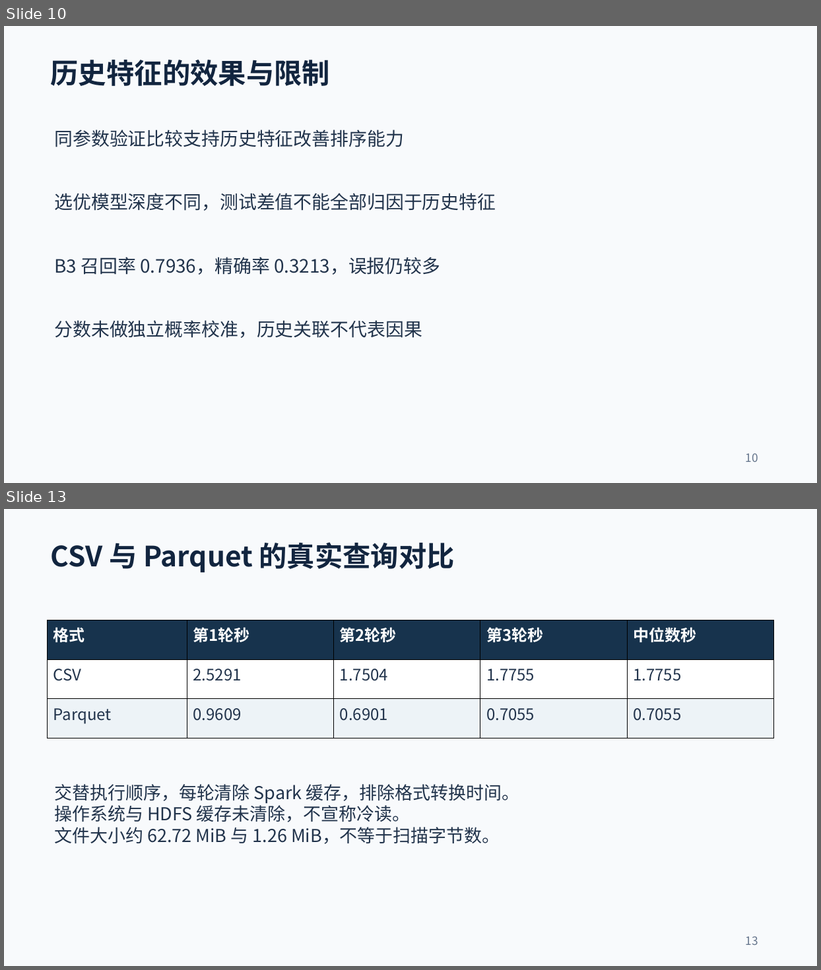
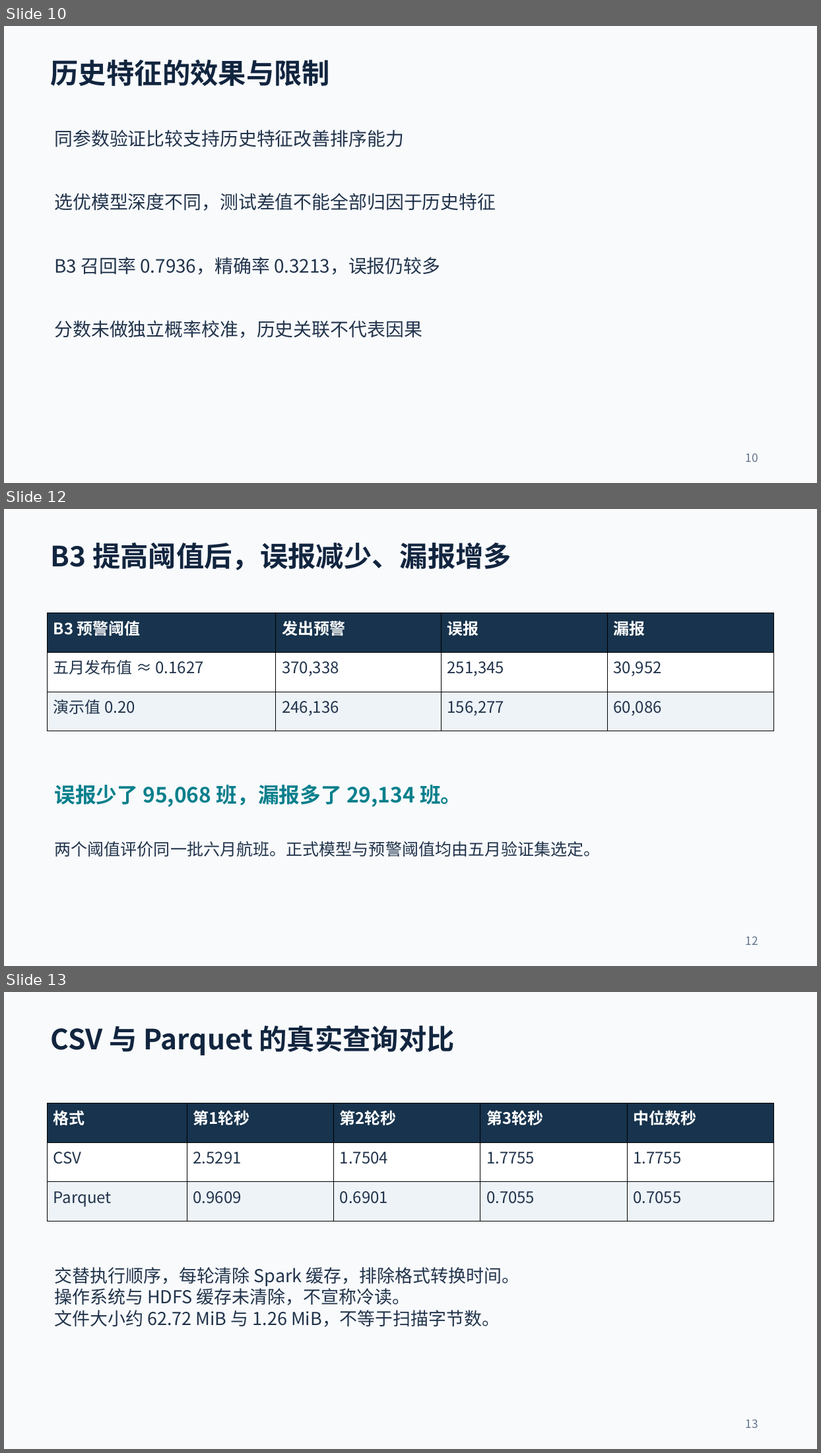
Before and after one commit to hbhjt/flight-risk-system, a slide deck: delivery/flight-risk-defense.pptx. Shown one above the other, each under a label of ours: slides 10 and 13 before the commit, slides 10, 12 and 13 after it; the slides between them are not shown. The pictures are 821x970 and 821x1453 pixels, drawn with LibreOffice and Linux fonts; fonts in the diff are those of the drawing. Boxes give left, top, right and bottom in pixels: in the first picture for what was removed or moved away, otherwise in the second. Text is boxed around its words. In the diff, an @@ line names an element or a change of style, - is before the commit and + after.

```diff
--- a/delivery/flight-risk-defense.pptx
+++ b/delivery/flight-risk-defense.pptx
@@ slide 12 added at (x1=4, y1=509, x2=817, y2=966), background #F8FAFC @@
@@ text added at (x1=51, y1=542, x2=512, y2=570), 33 pt, text #12253F, bold @@
+B3 提高阈值后，误报减少、漏报增多
@@ table added at (x1=48, y1=613, x2=774, y2=731), 3 rows, 4 columns @@
+B3 预警阈值 | 发出预警 | 误报 | 漏报
+五月发布值 ≈ 0.1627 | 370,338 | 251,345 | 30,952
+演示值 0.20 | 246,136 | 156,277 | 60,086
@@ text added at (x1=54, y1=785, x2=461, y2=807), 24.8 pt, text #087F8C, bold @@
+误报少了 95,068 班，漏报多了 29,134 班。
@@ text added at (x1=54, y1=842, x2=601, y2=857), 19.5 pt, text #21334B @@
+两个阈值评价同一批六月航班。正式模型与预警阈值均由五月验证集选定。
@@ text added at (x1=746, y1=937, x2=758, y2=945), 13.5 pt, text #64748B @@
+12
```
Also in this commit, not shown: 1 slide changed, 2 other slides added, 3 slides removed, 23 other files.
